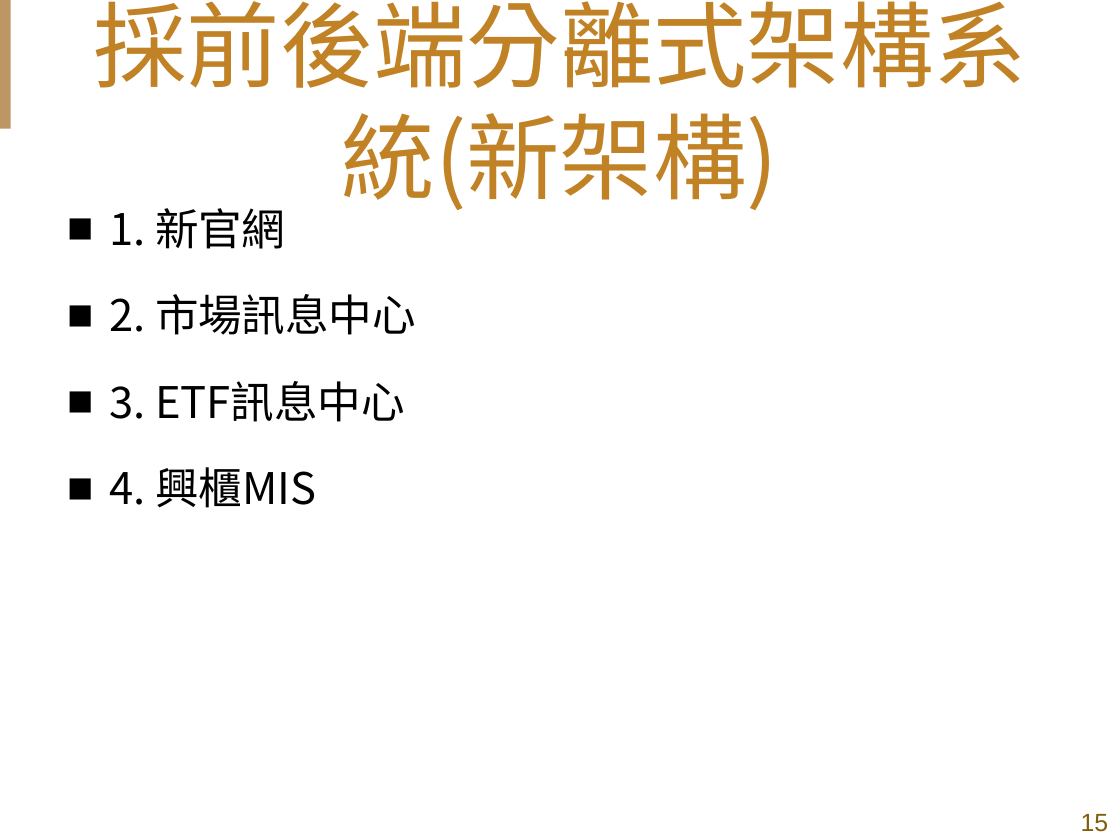
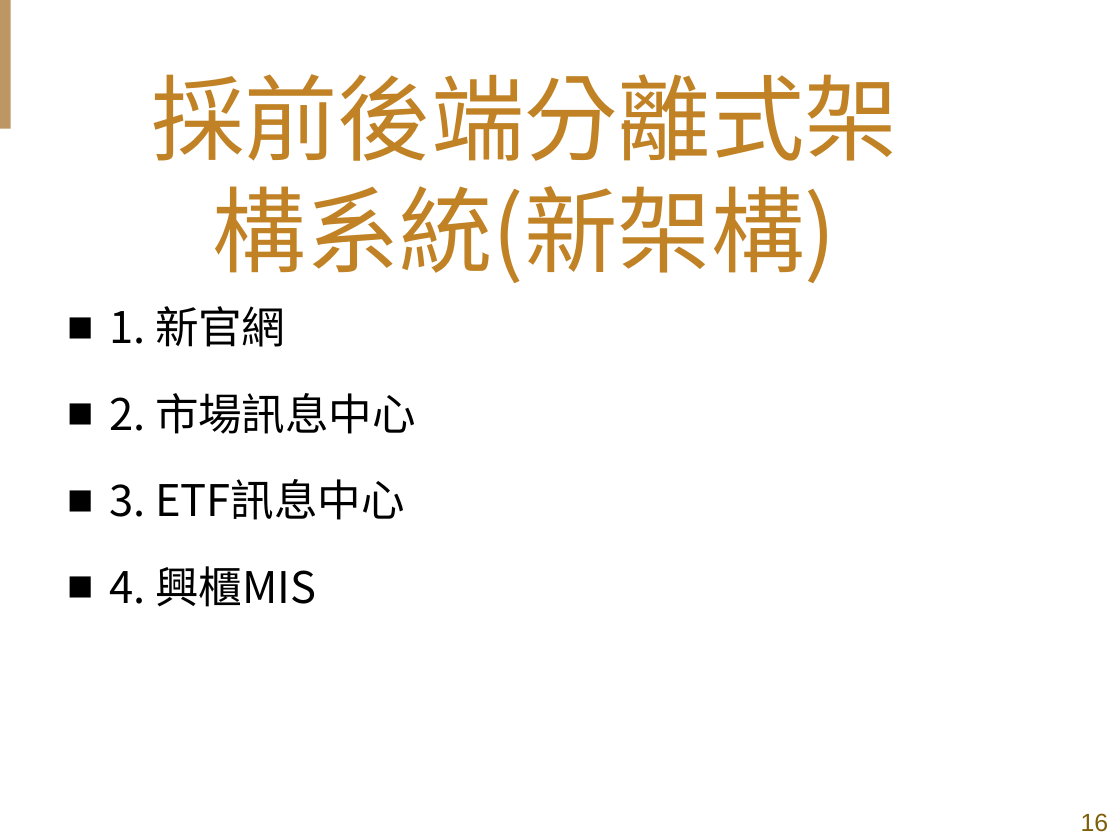
Before and after one commit to shih33/java_atguigu, a slide deck: slide 16 of 期末報告/期末簡報_施詠舜.pptx (slide 15 before the commit). Drawn at 1120x840 pixels with LibreOffice and Linux fonts; fonts in the diff are those of the drawing; background and template pictures are left out. Boxes give left, top, right and bottom in pixels: in the first picture for what was removed or moved away, otherwise in the second. Text is boxed around its words. In the diff, an @@ line names an element or a change of style, - is before the commit and + after.

```diff
--- a/期末報告/期末簡報_施詠舜.pptx
+++ b/期末報告/期末簡報_施詠舜.pptx
@@ title "採前後端分離式架構系統(新架構)" rewrapped from (93,1,1026,210) to (151,74,898,283) @@
@@ text "1. 新官網": place and size @@
-text "1. 新官網" at (109,208,416,508)
+text "1. 新官網" at (109,306,416,607)
@@ page number at (1081,813,1109,832): text changed @@
-15
+16
```
Also in this commit, not shown: 10 other slides changed, 2 slides added, 1 other file.
